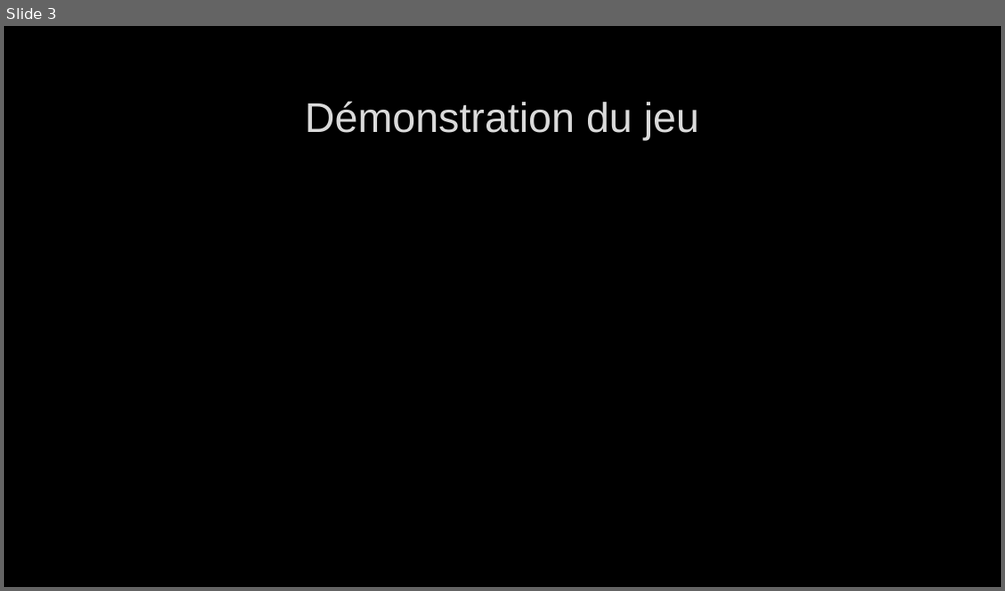
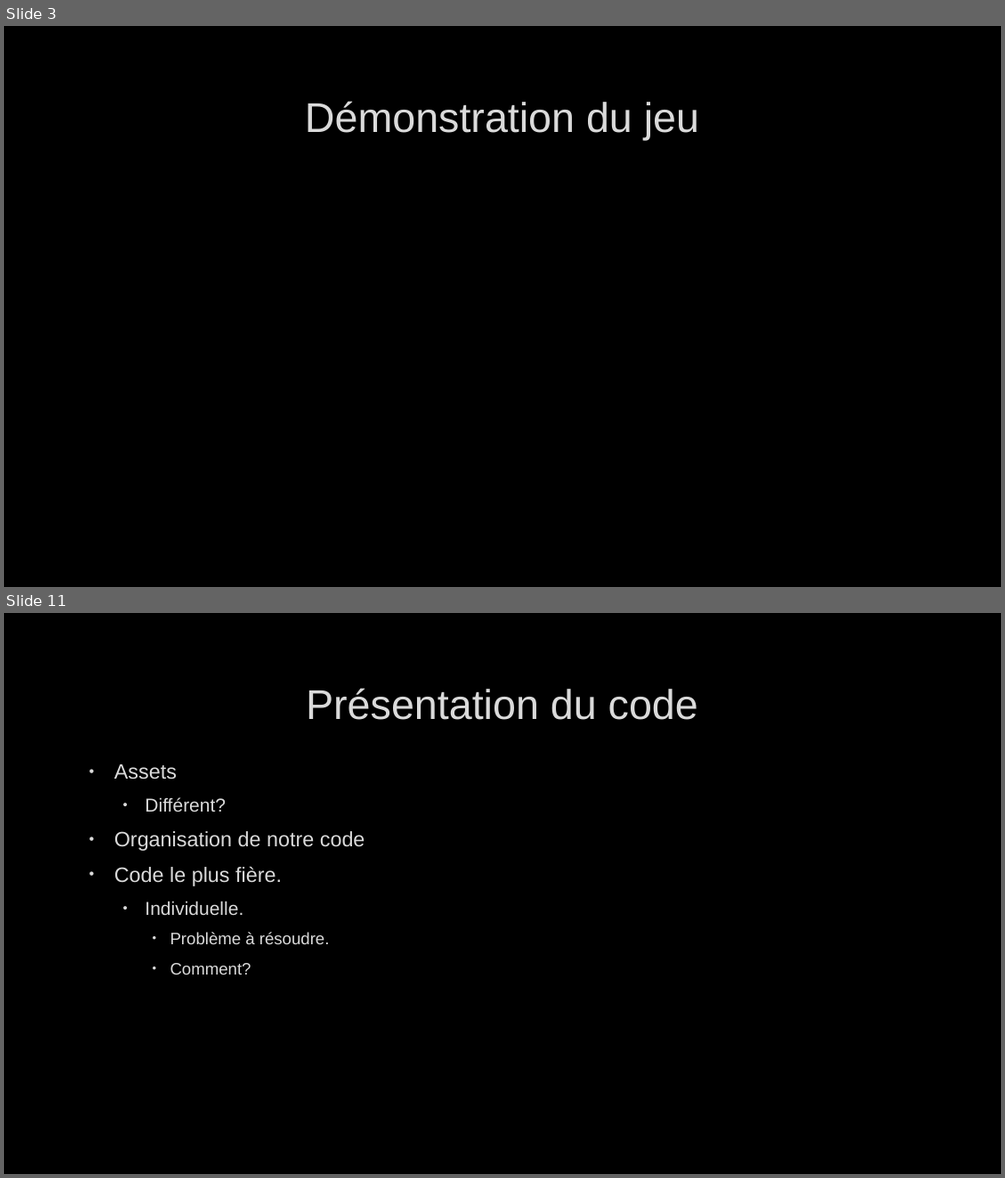
Before and after one commit to llSkyTechll/LegendaryProject, a slide deck: Presentation Legendary Project.pptx. Shown one above the other, each under a label of ours: slide 3 before the commit, slides 3 and 11 after it; the slides between them are not shown. The pictures are 1005x591 and 1005x1178 pixels, drawn with LibreOffice and Linux fonts; fonts in the diff are those of the drawing; background and template pictures are left out. Boxes give left, top, right and bottom in pixels: in the first picture for what was removed or moved away, otherwise in the second. Text is boxed around its words. In the diff, an @@ line names an element or a change of style, - is before the commit and + after.

```diff
--- a/Presentation Legendary Project.pptx
+++ b/Presentation Legendary Project.pptx
@@ slide 11 added at (4, 613, 1001, 1174), background picture (left out) @@
@@ title added at (306, 688, 698, 720), 40 pt, text #DADADA @@
+Présentation du code
@@ text added at (114, 764, 365, 974), 20 pt, text #DADADA @@
+• Assets
+  • Différent?
+• Organisation de notre code
+• Code le plus fière.
+  • Individuelle.
+    • Problème à résoudre.
+    • Comment?
```
Also in this commit, not shown: 9 slides changed, 1 other slide added, 1 slide removed.
